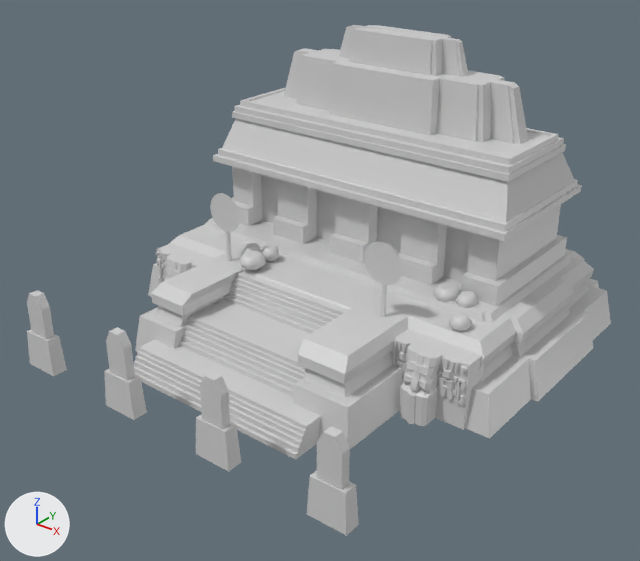
Renders of the COLLADA model art/meshes/structural/maya_protoclassic/cc_1.dae from each side of a commit.
Before and after are seen from a 50 mm camera at (31.0, -38.6, 26.9) aimed at (0.9, -1.0, 3.5). The lights are fixed; the arrows at lower left show +X, +Y and +Z. Where no turn or scale is listed for an object, it has been applied to the vertices.

The scene before the commit, as lines of its bpy script (objects in view):
```python
mat_textura_finais_maia = principled_material('TEXTURA_FINAIS_MAIA')
mat_textura_finais_maia.base_color = (0.64, 0.64, 0.64)  # light grey #d1d1d1
mat_textura_finais_maia.roughness = 0.44
me_cubo_150 = bpy.data.meshes.new('Cubo.150')
me_cubo_150.from_pydata(...)  # 2145 vertices, 3726 faces; spans x -13.9..14.1, y -16.8..12.0, z -4.0..14.5
me_cubo_150.materials.append(mat_textura_finais_maia)  # light grey #d1d1d1
ob_cc_1 = bpy.data.objects.new('cc_1', me_cubo_150)
ob_cc_1.location = (0.0, 3.34, 2.38)
```
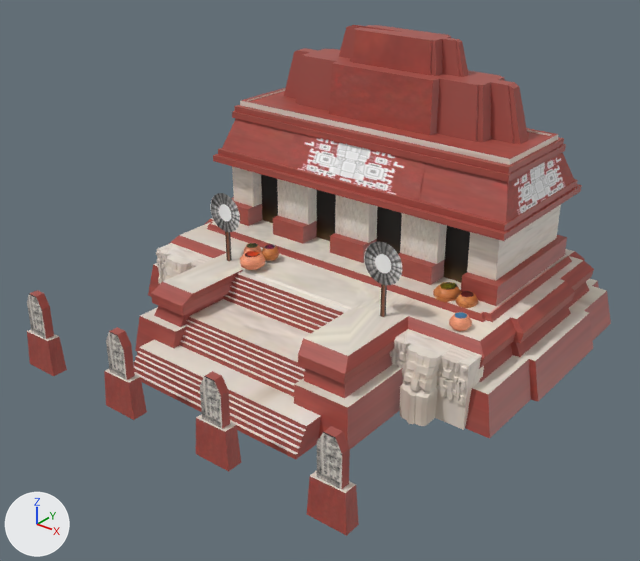
Changed parts and their boxes [x1, y1, x2, y2] in the pictures (640 x 561 px):
'cc_1', surface changed: [27, 25, 611, 536] in both

Edits to the bpy script that builds the scene:
```text
Add img_maya_protoclassic_struct_png:
    img_maya_protoclassic_struct_png = load_image('maya_protoclassic_struct.png', 'maya_protoclassic_struct.png', 2048, 1024, 'sRGB')
Change mat_textura_finais_maia:
    remove mat_textura_finais_maia.base_color = (0.64, 0.64, 0.64)  # light grey #d1d1d1
    mat_textura_finais_maia.roughness: 0.44 -> 0.5
    add mat_textura_finais_maia.texture = img_maya_protoclassic_struct_png
```
